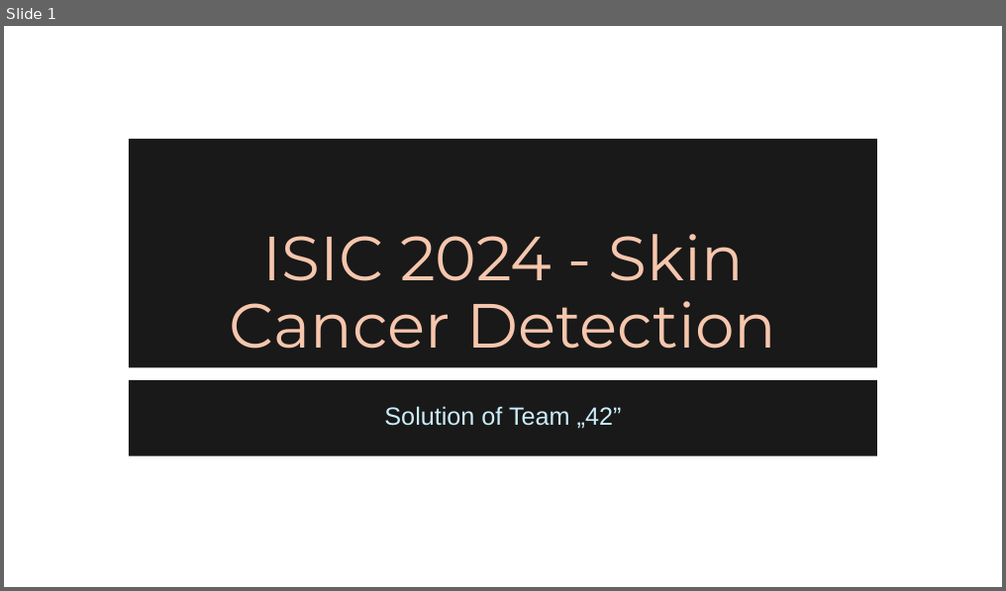
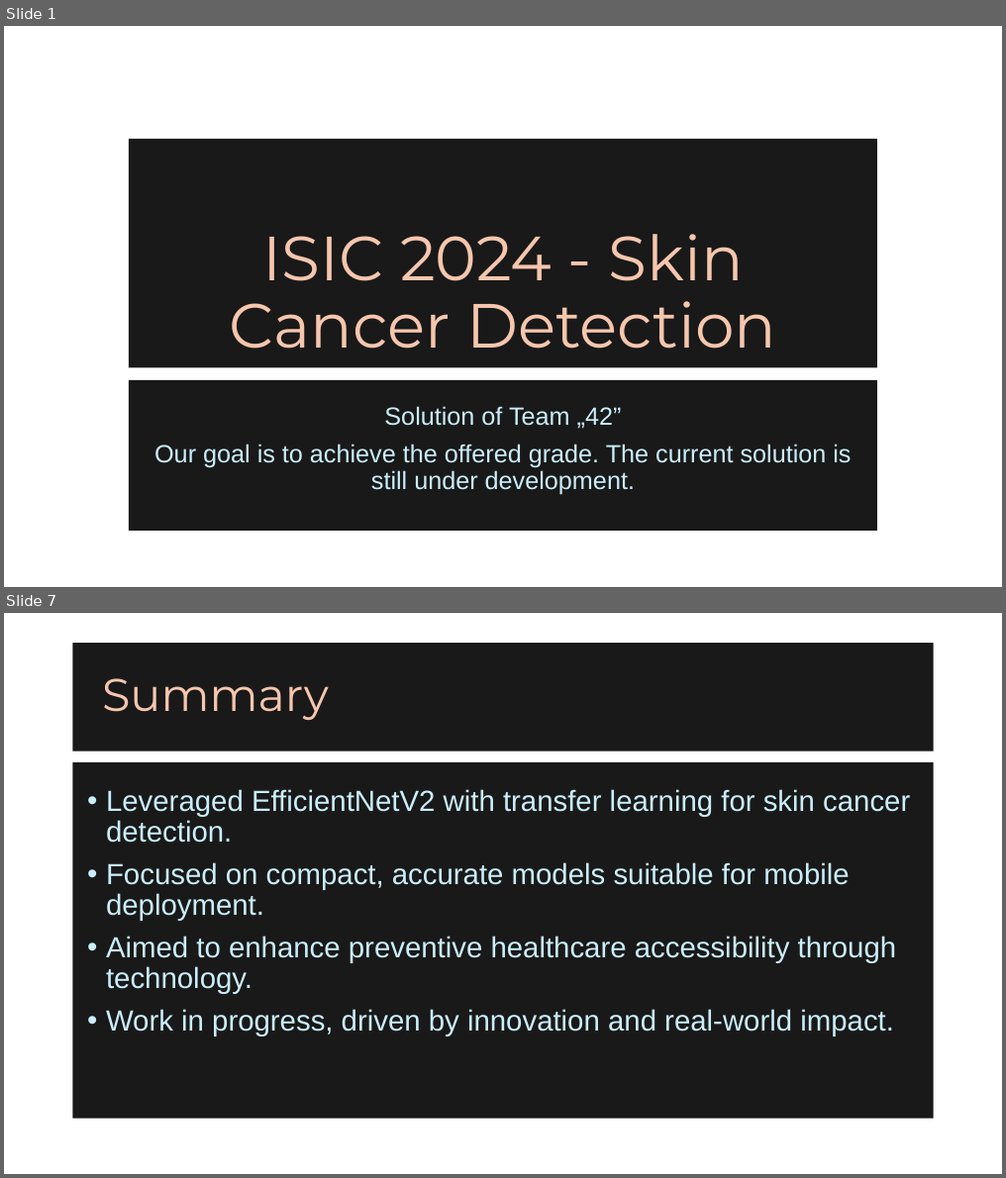
Before and after one commit to Agoston03/Deep-Learning-42, a slide deck: team42.pptx. Shown one above the other, each under a label of ours: slide 1 before the commit, slides 1 and 7 after it; the slides between them are not shown. The pictures are 1006x591 and 1006x1178 pixels, drawn with LibreOffice and Linux fonts; fonts in the diff are those of the drawing; background and template pictures are left out. Boxes give left, top, right and bottom in pixels: in the first picture for what was removed or moved away, otherwise in the second. Text is boxed around its words. In the diff, an @@ line names an element or a change of style, - is before the commit and + after.

```diff
--- a/team42.pptx
+++ b/team42.pptx
@@ slide 7 added at (4,613,1002,1174), background picture (left out) @@
@@ title added at (73,643,934,752), fill #000000 at 90% opacity, 44 pt, text #F6C6AD @@
+Summary
@@ text added at (73,762,934,1119), fill #000000 at 90% opacity, 28 pt, text #CAEEFB @@
+• Leveraged EfficientNetV2 with transfer learning for skin cancer detection.
+• Focused on compact, accurate models suitable for mobile deployment.
+• Aimed to enhance preventive healthcare accessibility through technology.
+• Work in progress, driven by innovation and real-world impact.
@@ slide 1 changed as well @@
@@ subtitle "Solution of Team „42”": place and size @@
-subtitle "Solution of Team „42”" at (129,380,877,457)
+subtitle "Solution of Team „42”" at (129,380,877,531)
@@ subtitle at (154,444,850,495): paragraph added @@
+Our goal is to achieve the offered grade. The current solution is still under development.
```
Also in this commit, not shown: 5 other slides added, 5 slides removed.
